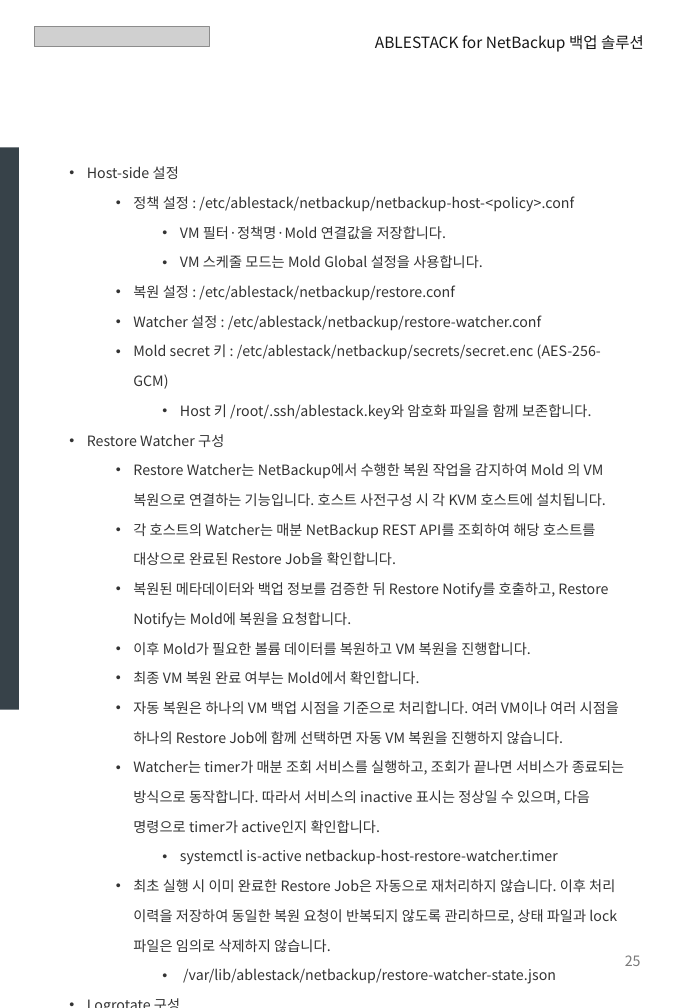
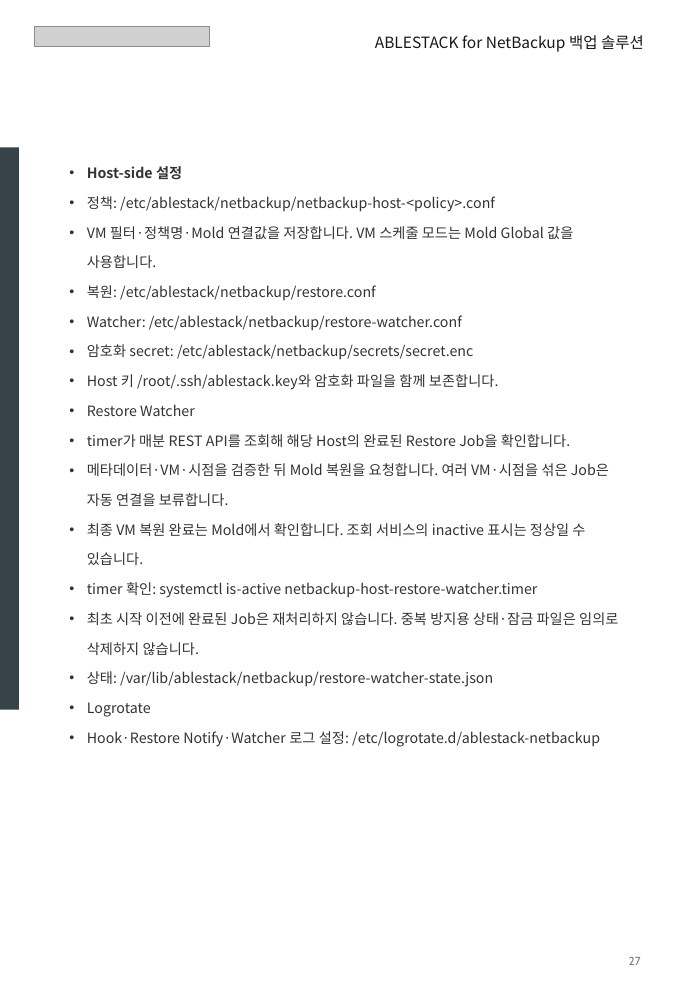
Before and after one commit to Dajeong-Park/ablestack-cloud, a slide deck: slide 27 of outputs/ABLESTACK_NetBackup_Europa_Update_Reviewed.pptx. Drawn at 698x1008 pixels with LibreOffice and Linux fonts; fonts in the diff are those of the drawing; grey boxes stand for pictures. Boxes give left, top, right and bottom in pixels: in the first picture for what was removed or moved away, otherwise in the second. Text is boxed around its words. In the diff, an @@ line names an element or a change of style, - is before the commit and + after.

```diff
--- a/outputs/ABLESTACK_NetBackup_Europa_Update_Reviewed.pptx
+++ b/outputs/ABLESTACK_NetBackup_Europa_Update_Reviewed.pptx
@@ text at (87, 166, 499, 390): bold on in "Host-side 설정"; indent changed @@
@@ text at (87, 196, 573, 360): text changed @@
-• 정책 설정 : /etc/ablestack/netbackup/netbackup-host-<policy>.conf
-• VM 필터·정책명·Mold 연결값을 저장합니다.
-• VM 스케줄 모드는 Mold Global 설정을 사용합니다.
-• 복원 설정 : /etc/ablestack/netbackup/restore.conf
-• Watcher 설정 : /etc/ablestack/netbackup/restore-watcher.conf
-• Mold secret 키 : /etc/ablestack/netbackup/secrets/secret.enc (AES-256-GCM)
+• 정책: /etc/ablestack/netbackup/netbackup-host-<policy>.conf
+• VM 필터·정책명·Mold 연결값을 저장합니다. VM 스케줄 모드는 Mold Global 값을 사용합니다.
+• 복원: /etc/ablestack/netbackup/restore.conf
+• Watcher: /etc/ablestack/netbackup/restore-watcher.conf
+• 암호화 secret: /etc/ablestack/netbackup/secrets/secret.enc
@@ text at (87, 404, 618, 747): text changed @@
-• Restore Watcher 구성
-• Restore Watcher는 NetBackup에서 수행한 복원 작업을 감지하여 Mold 의 VM 복원으로 연결하는 기능입니다. 호스트 사전구성 시 각 KVM 호스트에 설치됩니다.
-• 각 호스트의 Watcher는 매분 NetBackup REST API를 조회하여 해당 호스트를 대상으로 완료된 Restore Job을 확인합니다.
-• 복원된 메타데이터와 백업 정보를 검증한 뒤 Restore Notify를 호출하고, Restore Notify는 Mold에 복원을 요청합니다.
-• 이후 Mold가 필요한 볼륨 데이터를 복원하고 VM 복원을 진행합니다.
-• 최종 VM 복원 완료 여부는 Mold에서 확인합니다.
-• 자동 복원은 하나의 VM 백업 시점을 기준으로 처리합니다. 여러 VM이나 여러 시점을 하나의 Restore Job에 함께 선택하면 자동 VM 복원을 진행하지 않습니다.
-• Watcher는 timer가 매분 조회 서비스를 실행하고, 조회가 끝나면 서비스가 종료되는 방식으로 동작합니다. 따라서 서비스의 inactive 표시는 정상일 수 있으며, 다음 명령으로 timer가 active인지 확인합니다.
-• systemctl is-active netbackup-host-restore-watcher.timer
-• 최초 실행 시 이미 완료한 Restore Job은 자동으로 재처리하지 않습니다. 이후 처리 이력을 저장하여 동일한 복원 요청이 반복되지 않도록 관리하므로, 상태 파일과 lock 파일은 임의로 삭제하지 않습니다.
-• /var/lib/ablestack/netbackup/restore-watcher-state.json
-• Logrotate 구성
-• NetBackup Hook, Restore Notify, Restore Watcher 로그에 대한 logrotate 설정이 생성됩니다.
-• /etc/logrotate.d/ablestack-netbackup
+• Restore Watcher
+• timer가 매분 REST API를 조회해 해당 Host의 완료된 Restore Job을 확인합니다.
+• 메타데이터·VM·시점을 검증한 뒤 Mold 복원을 요청합니다. 여러 VM·시점을 섞은 Job은 자동 연결을 보류합니다.
+• 최종 VM 복원 완료는 Mold에서 확인합니다. 조회 서비스의 inactive 표시는 정상일 수 있습니다.
+• timer 확인: systemctl is-active netbackup-host-restore-watcher.timer
+• 최초 시작 이전에 완료된 Job은 재처리하지 않습니다. 중복 방지용 상태·잠금 파일은 임의로 삭제하지 않습니다.
+• 상태: /var/lib/ablestack/netbackup/restore-watcher-state.json
+• Logrotate
+• Hook·Restore Notify·Watcher 로그 설정: /etc/logrotate.d/ablestack-netbackup
@@ text at (629, 957, 641, 965): text changed; size 11 to 9 pt; font Noto Sans CJK KR to Cabin @@
-25
+27
```
Also in this commit, not shown: 32 other slides changed, 48 other files.
